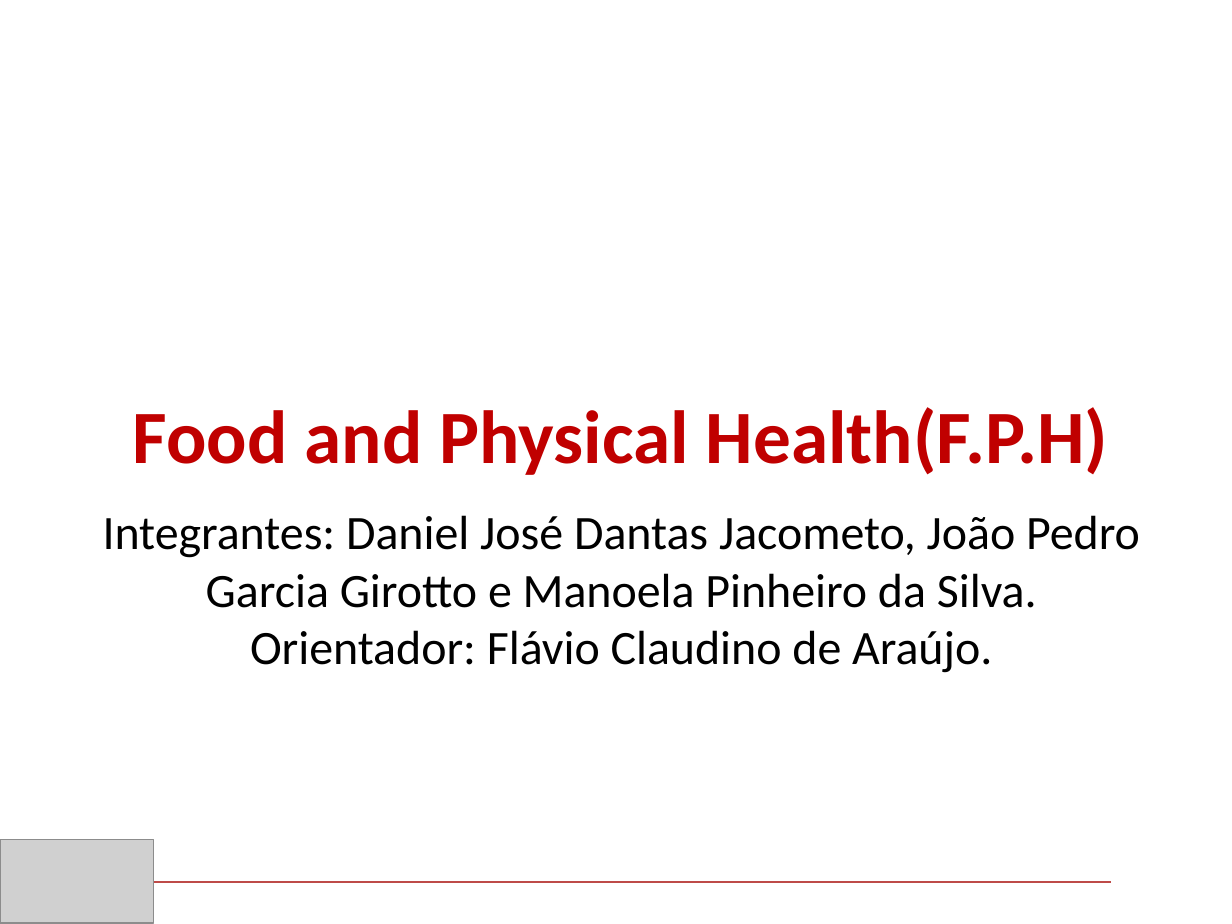
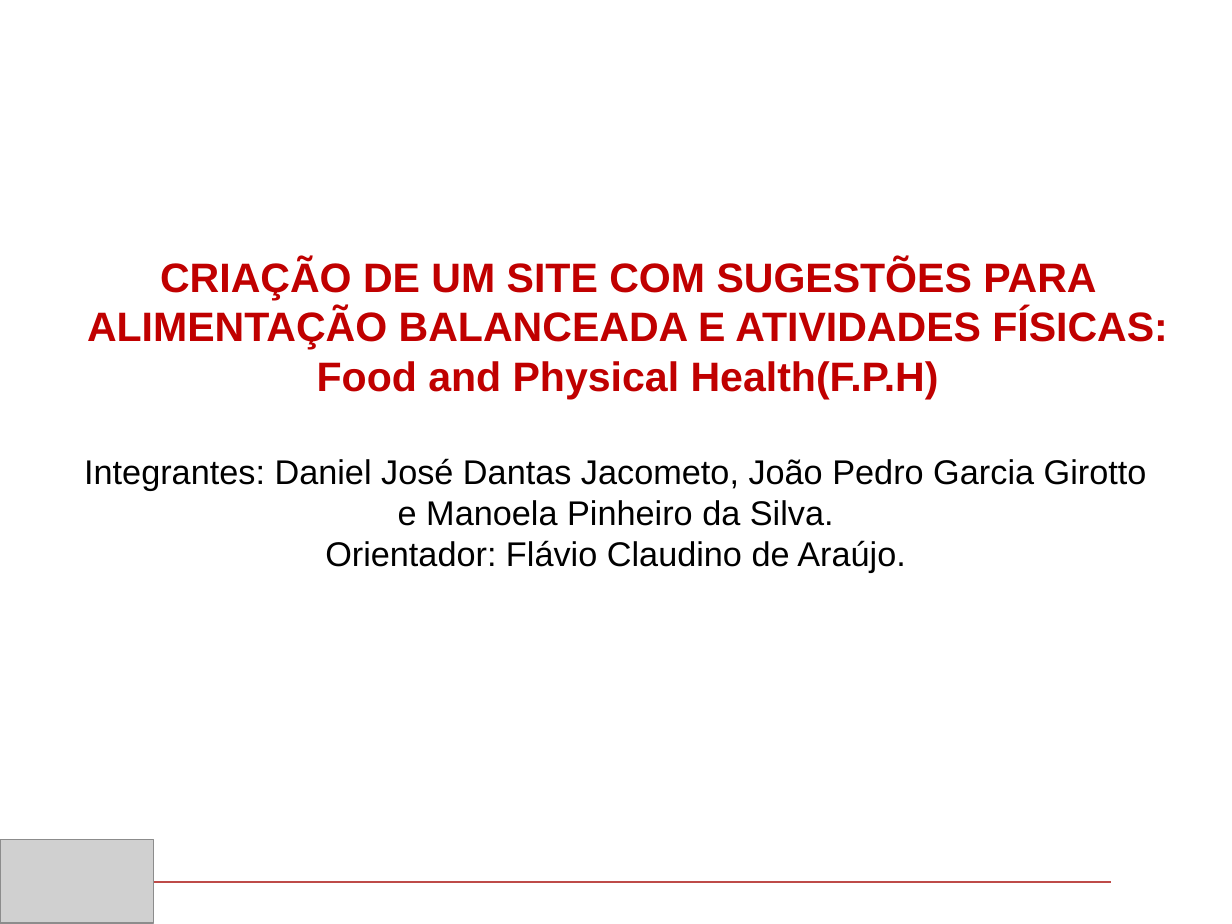
Before and after one commit to Ma2903/TCC--Escrito-e-design, a slide deck: slide 3 of powerpoint.pptx. Drawn at 1232x924 pixels with LibreOffice and Linux fonts; fonts in the diff are those of the drawing; grey boxes stand for pictures; background and template pictures are left out. Boxes give left, top, right and bottom in pixels: in the first picture for what was removed or moved away, otherwise in the second. Text is boxed around its words. In the diff, an @@ line names an element or a change of style, - is before the commit and + after.

```diff
--- a/powerpoint.pptx
+++ b/powerpoint.pptx
@@ title at [87, 259, 1168, 399]: text changed; size 44 to 24 pt; font Calibri to Arial @@
-Food and Physical Health(F.P.H)
+CRIAÇÃO DE UM SITE COM SUGESTÕES PARA ALIMENTAÇÃO BALANCEADA E ATIVIDADES FÍSICAS: Food and Physical Health(F.P.H)
@@ text "Integrantes: Daniel José Dantas Jacometo, ...": place and size @@
-text "Integrantes: Daniel José Dantas Jacometo, ..." at [103, 515, 1140, 673]
+text "Integrantes: Daniel José Dantas Jacometo, ..." at [84, 458, 1147, 573]
@@ text "Integrantes: Daniel José Dantas Jacometo, ..." at [84, 458, 1147, 573]: size 28 to 20 pt, font Calibri to Arial @@
```
Also in this commit, not shown: 4 other slides changed, 7 slides added, 5 slides removed, 1 other file.
